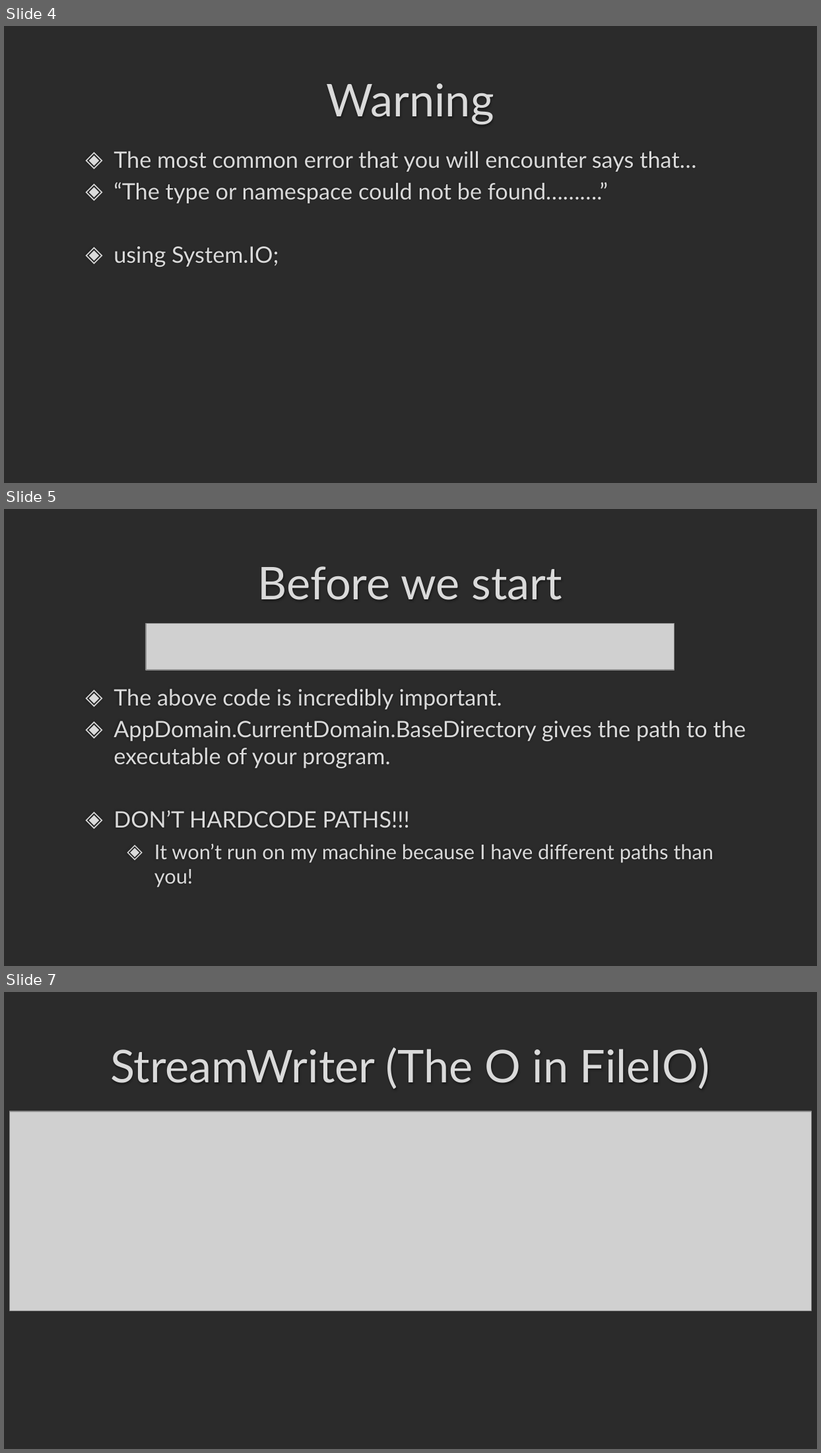
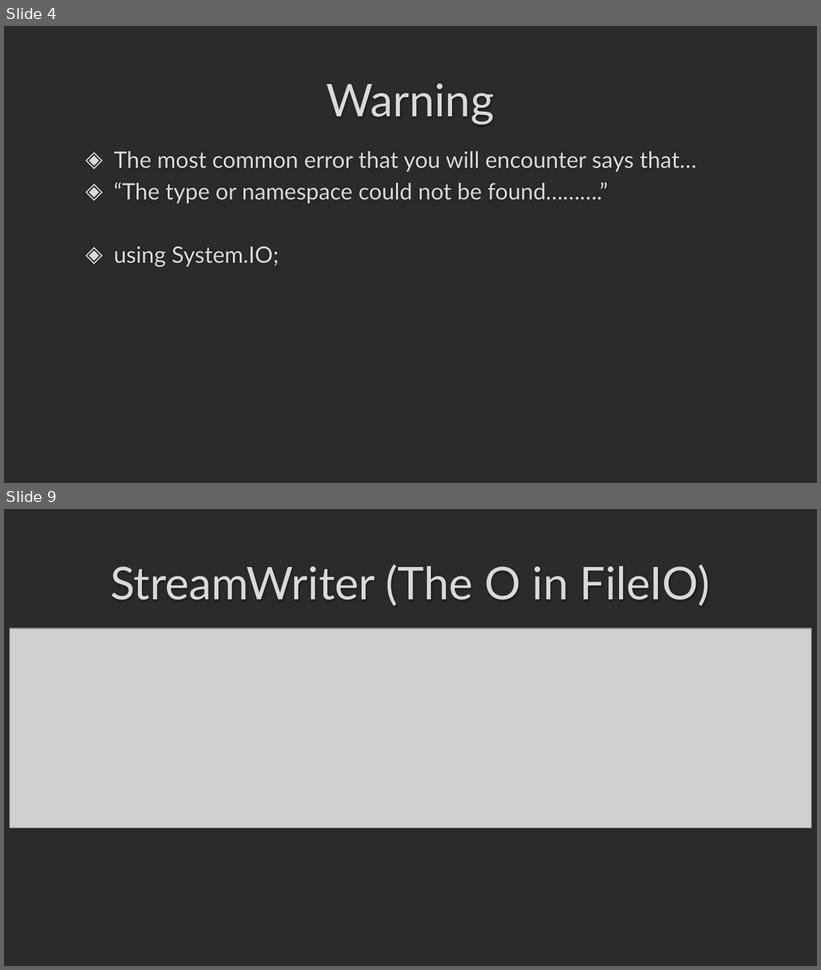
Before and after one commit to darrare/CS-3020, a slide deck: Documents/Powerpoints/3.0 FileIO.pptx. Shown one above the other, each under a label of ours: slides 4, 5 and 7 before the commit, slides 4 and 9 after it; the slides between them are not shown. The pictures are 821x1453 and 821x970 pixels, drawn with LibreOffice and Linux fonts; fonts in the diff are those of the drawing; grey boxes stand for pictures; background and template pictures are left out; a plain dark background stands for a picture behind light text. Boxes give left, top, right and bottom in pixels: in the first picture for what was removed or moved away, otherwise in the second. Text is boxed around its words. In the diff, an @@ line names an element or a change of style, - is before the commit and + after.

```diff
--- a/Documents/Powerpoints/3.0 FileIO.pptx
+++ b/Documents/Powerpoints/3.0 FileIO.pptx
@@ slide 5 removed at (x1=4, y1=509, x2=817, y2=966), background picture (left out) @@
@@ title removed at (x1=258, y1=566, x2=562, y2=600) @@
-Before we start
@@ picture removed at (x1=147, y1=624, x2=675, y2=670) @@
@@ text removed at (x1=114, y1=689, x2=746, y2=888) @@
-◈ The above code is incredibly important.
-◈ AppDomain.CurrentDomain.BaseDirectory gives the path to the executable of your program.
-◈ DON’T HARDCODE PATHS!!!
-  ◈ It won’t run on my machine because I have different paths than you!
@@ what was slide 7 is now slide 9 @@
```
Also in this commit, not shown: 1 slide changed, 4 slides added, 5 other files.
